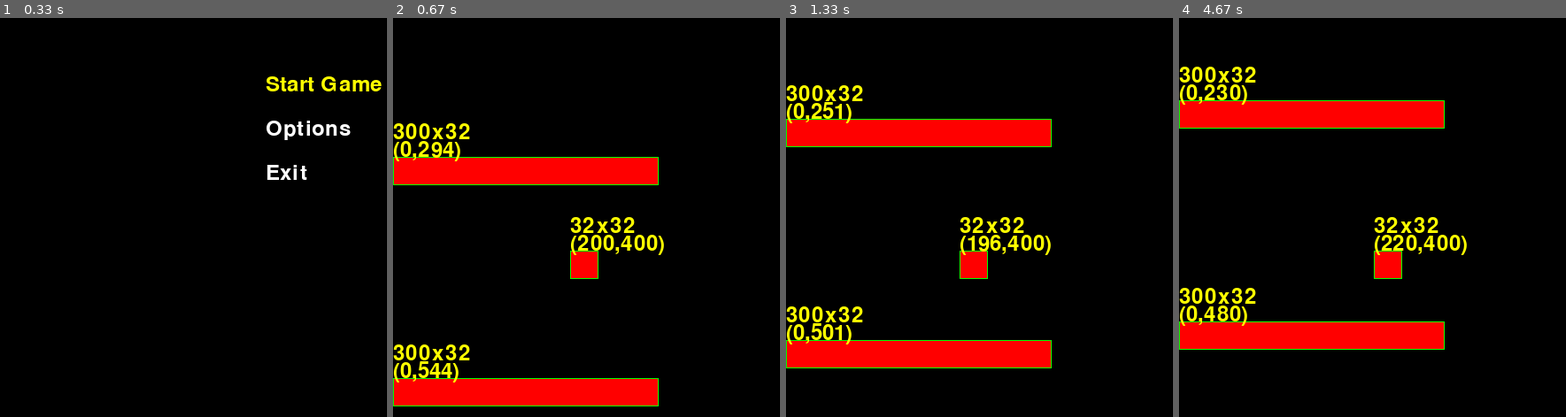
Above: before the commit, frames 1-4 (left to right).
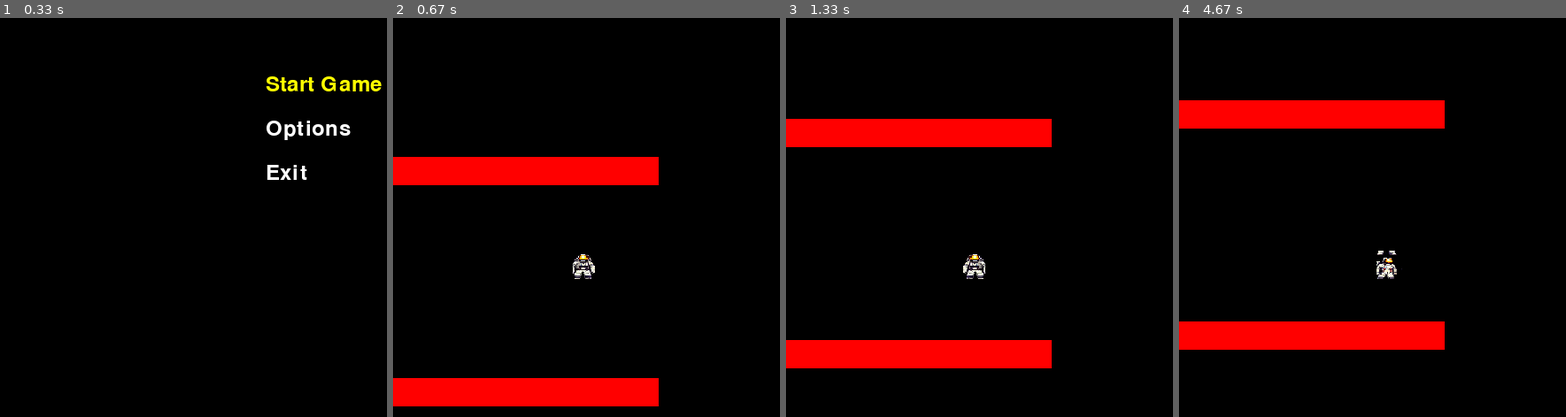
Above: after the commit, the same moments.

Repository: ViniciusKoiti/AgeOfRunner
Game: pygame game, started from main.py
The game is run twice, just before and just after one commit, with the same random seed, the same clock (stepped at 60 frames per second) and the same inputs.
Inputs:
- Up to frame 1 (0.33 s): no input
- Up to frame 2 (0.67 s): tap Backspace at 0.33 s
- Up to frame 3 (1.33 s): tap Space at 0.67 s; hold Left from 1 s (still down)
- Up to frame 4 (4.67 s): release Left at 1.47 s; hold Right 1.5-2.13 s; hold Left 2.17-2.63 s; hold Right 2.67-3.13 s; hold Right 3.17-3.63 s; tap Space at 3.67, 4.07, 4.37, 4.63 s; hold Left 4-4.53 s; hold Left from 4.57 s (still down)

Frame 1 is identical in both runs. In frame 2, 3.7% of the frame differs, in the area x 0-71%, y 26-98%; in frame 3, 3.6%; in frame 4, 3.7%, in the area x 0-75%, y 12-84%.

Commit message:
Adicionando LOGICA para atualização

Diff:
--- /dev/null
+++ b/adapters/pygame_texture.py
@@ -0,0 +1,22 @@
+from typing import Tuple
+import pygame
+from ports.texture_port import TexturePort
+
+class PygameTexture(TexturePort):
+    def load_texture(self, path: str) -> pygame.Surface:
+        try:
+            return pygame.image.load(path)
+        except Exception as e:
+            print(f"Erro ao carregar textura: {e}")
+            return None
+
+    def get_sprite_from_sheet(self,
+                           texture: pygame.Surface,
+                           rect: Tuple[int, int, int, int]) -> pygame.Surface:
+        frame = pygame.Surface((rect[2], rect[3]), pygame.SRCALPHA)
+        frame.blit(texture, (0, 0), rect)
+        return frame
+
+    def flip_sprite(self, sprite: pygame.Surface,
+                   flip_x: bool, flip_y: bool) -> pygame.Surface:
+        return pygame.transform.flip(sprite, flip_x, flip_y)
--- /dev/null
+++ b/domain/animation/animation.py
@@ -0,0 +1,18 @@
+from typing import Dict, List, Any
+from ports.texture_port import TexturePort
+
+class Animation:
+    def __init__(self, frames: List[Any], frame_time: float):
+        self.frames = frames
+        self.frame_time = frame_time
+        self.current_frame = 0
+        self.time_accumulated = 0
+
+    def update(self, delta_time: float) -> Any:
+        self.time_accumulated += delta_time
+
+        if self.time_accumulated >= self.frame_time:
+            self.time_accumulated = 0
+            self.current_frame = (self.current_frame + 1) % len(self.frames)
+
+        return self.frames[self.current_frame]
--- /dev/null
+++ b/domain/animation/animation_controller.py
@@ -0,0 +1,41 @@
+from typing import Any, Dict, List, Tuple
+from domain.animation.animation import Animation
+from ports.texture_port import TexturePort
+
+
+class AnimationController:
+    def __init__(self, texture_port: TexturePort):
+        self.texture_port = texture_port
+        self.animations: Dict[str, Animation] = {}
+        self.current_animation = "idle"
+        self.facing_right = True
+
+    def load_animations(self, sprite_sheet_path: str,
+                       frame_data: Dict[str, List[Tuple[int, int, int, int]]],
+                       frame_times: Dict[str, float]):
+        sprite_sheet = self.texture_port.load_texture(sprite_sheet_path)
+
+        for anim_name, frames in frame_data.items():
+            sprite_frames = []
+            for frame_rect in frames:
+                sprite = self.texture_port.get_sprite_from_sheet(sprite_sheet, frame_rect)
+                sprite_frames.append(sprite)
+
+            self.animations[anim_name] = Animation(
+                frames=sprite_frames,
+                frame_time=frame_times[anim_name]
+            )
+
+    def set_animation(self, animation_name: str):
+        if animation_name != self.current_animation and animation_name in self.animations:
+            self.current_animation = animation_name
+            self.animations[animation_name].current_frame = 0
+            self.animations[animation_name].time_accumulated = 0
+
+    def update(self, delta_time: float) -> Any:
+        if self.current_animation in self.animations:
+            sprite = self.animations[self.current_animation].update(delta_time)
+            if not self.facing_right:
+                sprite = self.texture_port.flip_sprite(sprite, True, False)
+            return sprite
+        return None
--- a/domain/entity/game_object.py
+++ b/domain/entity/game_object.py
@@ -1,7 +1,9 @@
 from typing import List, Tuple
+from domain.animation.animation_controller import AnimationController
 from domain.physics.vector2D import Vector2D
 from ports.physics_port import PhysicsPort
 from ports.renderer_port import RendererPort
+from ports.texture_port import TexturePort
 
 class GameObject:
     def __init__(self,
@@ -9,9 +11,12 @@
                  position: Vector2D,
                  size: Tuple[int, int],
                  mass: float = 1.0,
+                 texture_port: TexturePort = None,
                  sprite_path: str = None):
         self.size = size
         self.sprite = None
+        self.animator = AnimationController(texture_port)
+        self.current_animation = "idle"
 
         if mass == float('inf'):
             self.body_id = physics.create_static_body(position, size)
@@ -45,16 +50,22 @@
     def update(self, delta_time: float):
         pass
 
+    def set_animation(self, animation_name: str):
+        if self.current_animation != animation_name:
+            self.current_animation = animation_name
+            self.animator.set_animation(animation_name)
+
+
     def render(self, renderer: RendererPort):
         if self.sprite:
             renderer.draw_sprite(self.sprite, self.position)
         else:
             renderer.draw_rect(self.position, self.size, (255, 0, 0))
 
-    def render_at_position(self, renderer: RendererPort, screen_pos: Vector2D):
+    def render_at_position(self, renderer: RendererPort, screen_pos: Vector2D, delta_time: float):
 
-
-        if self.sprite:
-            renderer.draw_sprite(self.sprite, screen_pos)
+        current_sprite = self.animator.update(delta_time)
+        if current_sprite:
+            renderer.draw_sprite(current_sprite, screen_pos)
         else:
             renderer.draw_rect(screen_pos, self.size, (255, 0, 0))
--- a/domain/entity/ground_segment.py
+++ b/domain/entity/ground_segment.py
@@ -13,8 +13,8 @@
             mass=float('inf')  # massa infinita para objeto estático
         )
 
-    def render_at_position(self, renderer: RendererPort, screen_pos: Vector2D):
-        super().render_at_position(renderer, screen_pos)
+    def render_at_position(self, renderer: RendererPort, screen_pos: Vector2D, delta_time: float):
+        super().render_at_position(renderer, screen_pos, delta_time)
 
         if hasattr(renderer, 'debug_mode') and renderer.debug_mode:
             import pygame  # importa localmente para evitar dependência desnecessária
--- a/domain/entity/player.py
+++ b/domain/entity/player.py
@@ -1,49 +1,83 @@
+from domain.animation.animation_controller import AnimationController
 from domain.entity.game_object import GameObject
 from domain.physics.vector2D import Vector2D
 from ports.event_port import EventPort
 from ports.physics_port import PhysicsPort
 import time
 
+from ports.texture_port import TexturePort
+
 
 class Player(GameObject):
-    def __init__(self, physics: PhysicsPort, position: Vector2D):
+    def __init__(self, physics: PhysicsPort, position: Vector2D, texture_port: TexturePort):
         super().__init__(
             physics=physics,
             position=position,
             size=(32, 32),
-            mass=50.0
+            mass=50.0,
         )
+
+
         self.move_force = 3000.0
         self.jump_force = 2000.0
         self.can_toggle_gravity = True
-        self.jump_delay = 0.5  # Meio segundo de delay
+        self.jump_delay = 0.5
         self.jump_timer = 0
-        self.can_jump = True
+        self.movement_threshold = 10
+        self.animator = AnimationController(texture_port)
+        self.setup_animations()
 
     def update(self, delta_time: float):
         super().update(delta_time)
-
-        if not self.can_jump:
+        if not self.can_toggle_gravity:
             self.jump_timer += delta_time
             if self.jump_timer >= self.jump_delay:
-                self.can_jump = True
+                self.can_toggle_gravity = True
                 self.jump_timer = 0
+         # Atualiza a direção que o personagem está olhando
+        if self.velocity.x > 0:
+            self.animator.facing_right = True
+        elif self.velocity.x < 0:
+            self.animator.facing_right = False
 
+        # Lógica de estados de animação
         if self.is_grounded:
-            self.can_toggle_gravity = True
-
-            current_vel = self.velocity
-            self.velocity = Vector2D(current_vel.x, current_vel.y)
-
             if abs(self.velocity.x) > 10:
-                self.current_animation = "run"
+                self.set_animation("run")
             else:
-                self.current_animation = "idle"
+                self.set_animation("idle")
         else:
             if self.velocity.y < 0:
-                self.current_animation = "jump"
+                self.set_animation("jump")
             else:
-                self.current_animation = "fall"
+                self.set_animation("fall")
+
+    def setup_animations(self):
+        frame_data = {
+            "idle": [(0, 0, 32, 32)],  # Apenas um frame para idle
+            "run": [
+                (0, 0, 32, 32),    # Frame 1 da corrida
+                (32, 0, 32, 32),   # Frame 2 da corrida
+                (64, 0, 32, 32),   # Frame 3 da corrida
+                (96, 0, 32, 32)    # Frame 4 da corrida
+            ],
+            "jump": [(0, 32, 32, 32)]  # Frame do pulo
+        }
+
+        frame_times = {
+            "idle": 0.1,
+            "run": 0.08,
+            "jump": 0.1
+        }
+
+        try:
+            self.animator.load_animations(
+                "domain/animation/assets/personagem.png",
+                frame_data,
+                frame_times
+            )
+        except Exception as e:
+            print(f"Erro ao carregar animações: {e}")
 
     def move_right(self):
         self.apply_force(Vector2D(self.move_force, 0))
@@ -53,10 +87,8 @@
 
     def jump(self):
         if isinstance(self.physics, PhysicsPort):
-            if(self.is_grounded and self.can_jump):
+            if(self.is_grounded and self.can_toggle_gravity):
                 self.physics.flip_gravity()
-                self.can_toggle_gravity = False
-                self.can_jump = False
                 self.can_toggle_gravity = False
 
     def handle_input(self, event_handler: EventPort):
--- a/domain/game.py
+++ b/domain/game.py
@@ -10,6 +10,7 @@
 from ports.event_port import EventPort
 from ports.renderer_port import RendererPort
 from ports.physics_port import PhysicsPort
+from ports.texture_port import TexturePort
 
 WORLD_BOUNDS = (0, 0, 1500, 1500)
 
@@ -18,9 +19,12 @@
                  renderer: RendererPort,
                  event_handler: EventPort,
                  clock: ClockPort,
-                 physics: PhysicsPort):
+                 physics: PhysicsPort,
+                 texture_port: TexturePort
+                 ):
         self.renderer = renderer
         self.event_handler = event_handler
+        self.texture_port = texture_port
         self.clock = clock
         self.physics = physics  # Nova porta de física
         self.state = GameState.MENU
@@ -38,7 +42,8 @@
     def init_game_objects(self):
         player = Player(
             physics=self.physics,
-            position=Vector2D(200, 400)
+            position=Vector2D(200, 400),
+            texture_port=self.texture_port
         )
 
         ground = GroundSegment(
@@ -53,10 +58,8 @@
             width=300
         )
 
+        self.game_objects.extend([player, ground, ground2])
 
-        self.game_objects.append(player)
-        self.game_objects.append(ground)
-        self.game_objects.append(ground2)
 
     def start_game(self):
         self.state = GameState.PLAYING
@@ -82,8 +85,8 @@
                     obj.handle_input(self.event_handler)
                     break
 
-    def update(self):
-        delta_time = self.clock.get_delta_time()
+    def update(self, delta_time):
+
 
         for obj in self.game_objects:
             obj.update(delta_time)
@@ -96,7 +99,7 @@
                     break
         self.renderer.present()
 
-    def render(self):
+    def render(self, delta_time):
         self.renderer.clear()
 
         if self.state == GameState.MENU:
@@ -105,17 +108,18 @@
             for obj in self.game_objects:
                 if self.camera.is_in_view(obj.position, obj.size[0], obj.size[1]):
                     screen_pos = self.camera.world_to_screen(obj.position)
-                    obj.render_at_position(self.renderer, screen_pos)
+                    obj.render_at_position(self.renderer, screen_pos, delta_time)
 
         self.renderer.present()
 
     def run(self):
         running = True
         while running:
+            delta_time = self.clock.get_delta_time()
             running = self.event_handler.poll_events()
             self.handle_input()
-            self.update()
-            self.render()
+            self.update(delta_time)
+            self.render(delta_time)
             self.clock.update()
 
         if hasattr(self.physics, 'cleanup'):
--- a/main.py
+++ b/main.py
@@ -5,6 +5,7 @@
 from adapters.pygame_clock import PygameClock
 from adapters.pygame_event import PygameEvent
 from adapters.pygame_renderer import PygameRenderer
+from adapters.pygame_texture import PygameTexture
 from adapters.pymunk_physics import PymunkPhysicsAdapter
 from domain.game import Game
 from domain.physics.vector2D import Vector2D
@@ -13,16 +14,18 @@
     pygame.init()
     screen = pygame.display.set_mode((800, 600))
 
-    renderer = DebugPygameRenderer(screen)
+    renderer =  PygameRenderer(screen)
     event_handler = PygameEvent()
     clock = PygameClock()
     physics = PymunkPhysicsAdapter(Vector2D(0, 98.1))
+    texture_handler = PygameTexture()
 
     game = Game(
         renderer=renderer,
         event_handler=event_handler,
         clock=clock,
-        physics=physics
+        physics=physics,
+        texture_port=texture_handler
     )
     game.run()
 
--- /dev/null
+++ b/ports/texture_port.py
@@ -0,0 +1,17 @@
+from abc import ABC, abstractmethod
+from typing import Any, Dict, Tuple
+
+class TexturePort(ABC):
+    @abstractmethod
+    def load_texture(self, path: str) -> Any:
+        pass
+
+    @abstractmethod
+    def get_sprite_from_sheet(self,
+                            texture: Any,
+                            rect: Tuple[int, int, int, int]) -> Any:
+        pass
+
+    @abstractmethod
+    def flip_sprite(self, sprite: Any, flip_x: bool, flip_y: bool) -> Any:
+        pass
Binary file added: domain/animation/assets/personagem.png
Binary file added: domain/animation/assets/personagem2.png
Empty file added: ports/mixer_port.py
Binary file changed: requirements.txt
